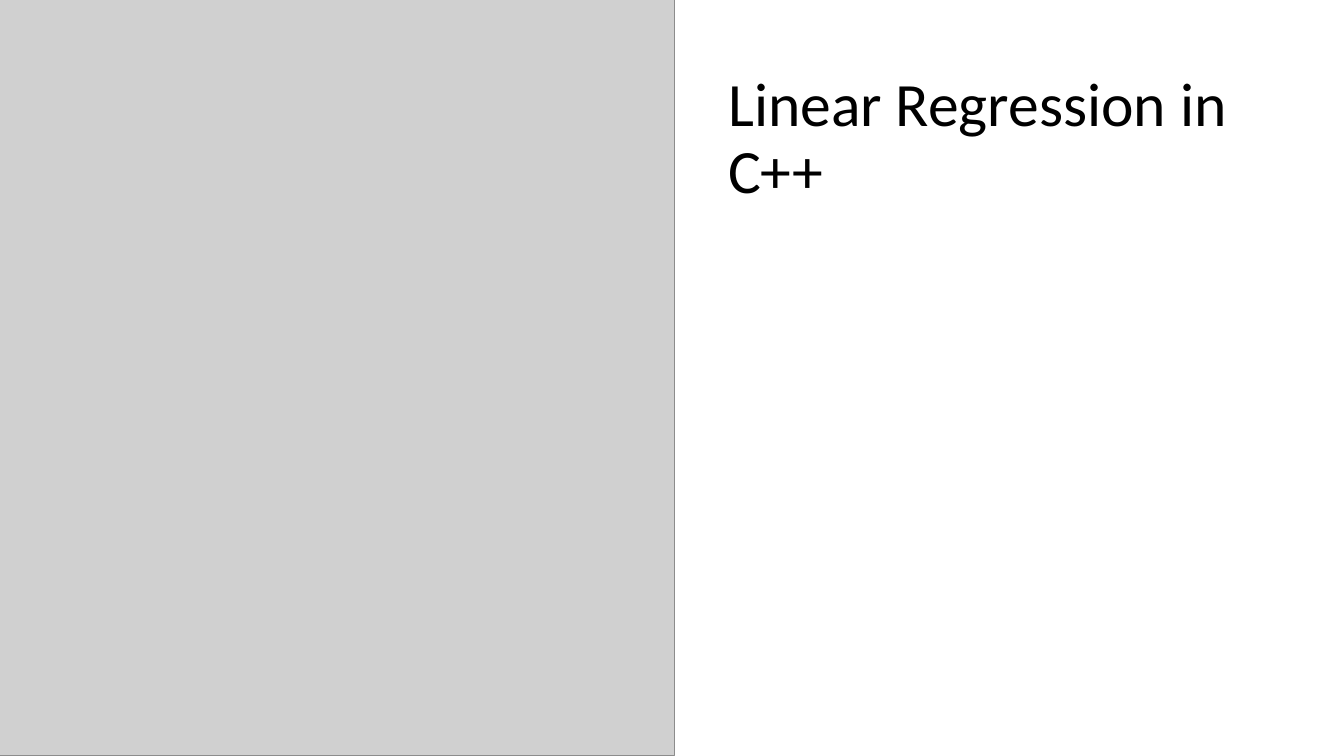
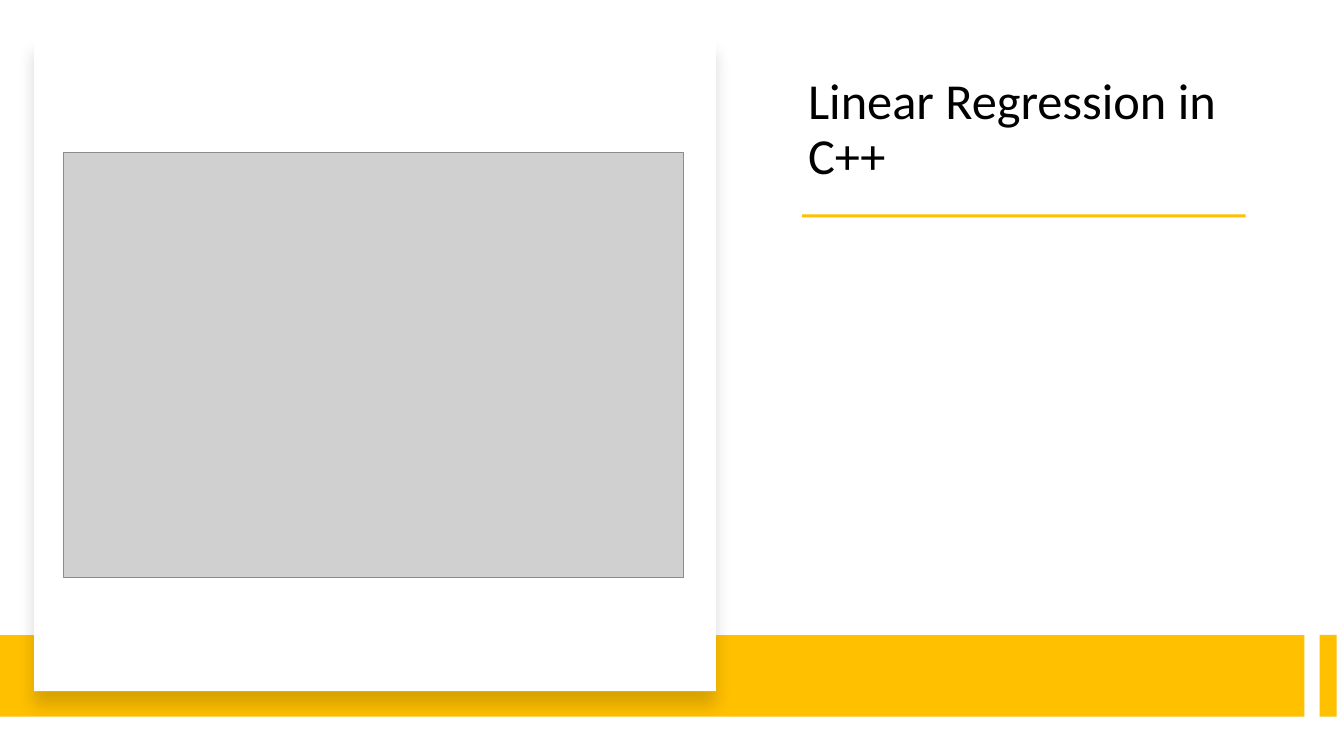
Before and after one commit to StanislasDOZIAS/INF442, a slide deck: slide 8 of Presentation INF442.pptx. Drawn at 1344x756 pixels with LibreOffice and Linux fonts; fonts in the diff are those of the drawing; grey boxes stand for pictures. Boxes give left, top, right and bottom in pixels: in the first picture for what was removed or moved away, otherwise in the second. Text is boxed around its words. In the diff, an @@ line names an element or a change of style, - is before the commit and + after.

```diff
--- a/Presentation INF442.pptx
+++ b/Presentation INF442.pptx
@@ rectangle added at bbox=[34, 39, 716, 692], fill #FFFFFF @@
@@ title "Linear Regression in C++": place and size @@
-title "Linear Regression in C++" at bbox=[728, 83, 1226, 194]
+title "Linear Regression in C++" at bbox=[808, 84, 1216, 175]
@@ title "Linear Regression in C++" at bbox=[808, 84, 1216, 175]: size 44 to 36 pt; vertical alignment middle to bottom @@
@@ picture: place and size @@
-picture at bbox=[0, 0, 675, 756]
+picture at bbox=[64, 152, 684, 578]
@@ rectangle added at bbox=[803, 215, 1246, 218], fill #FFC000 @@
@@ rectangle added at bbox=[1, 636, 1305, 717], fill #FFC000 @@
@@ rectangle added at bbox=[1320, 635, 1337, 717], fill #FFC000 @@
```
Also in this commit, not shown: 2 other slides changed.
